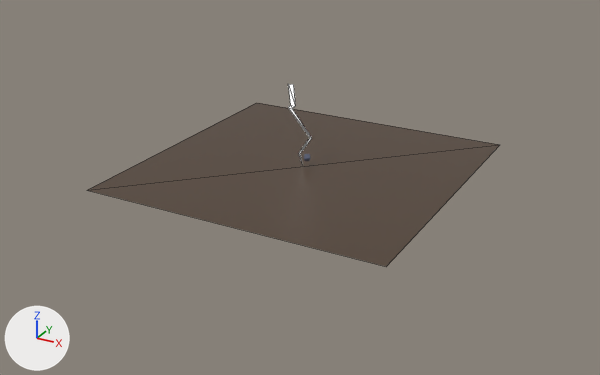
A saved change to the glTF model player/assets/hex.glb.
Before and after are seen from a 50 mm lens placed at (120.5, -223.8, 103.6), pointed at (1.7, -7.9, -4.3). The axes (+X, +Y, +Z) are drawn at lower left. The lights are the same throughout. Mesh edges are drawn as thin lines on the coarser meshes. Where no turn or scale is listed for an object, it has been applied to the vertices. Vertices at the same position are counted once.

Before the edit, the objects in view are built like this:
```python
me_plane = bpy.data.meshes.new('Plane')
me_plane.from_pydata([(-50.0, -50.0, 0.0), (50.0, -50.0, 0.0), (-50.0, 50.0, 0.0), (50.0, 50.0, 0.0)], [], [(0, 1, 3), (0, 3, 2)])
me_plane.materials.append(mat_ground)  # brown #503e2f
ob_ground = bpy.data.objects.new('Ground', me_plane)
ob_ground.location = (0.0, 0.0, 0.0)
```
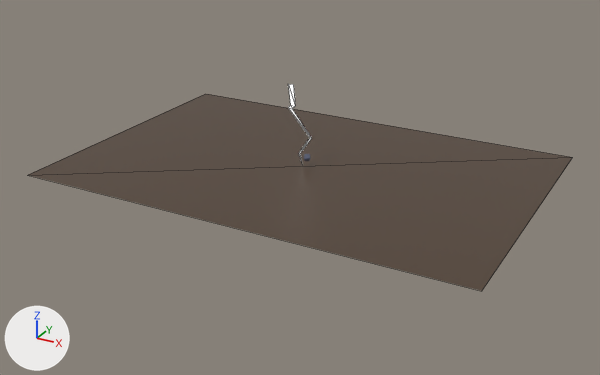
Where the newer file only moved an object's origin or applied its transform, the numbers keep the older frame.

Boxes [x1, y1, x2, y2] around the edits, measured in the pictures (600 x 375 px):
```json
{"object": "Ground", "change": "reshaped", "before": [88, 103, 499, 267], "after": [28, 94, 573, 291], "on screen": "33% wider, 20% taller"}
```

Edits to the scene script, one JSON object a line:
```json
{"block": "me_plane", "where": "me_plane.from_pydata(...)  # 4 vertices, 2 faces; spans x -50.0..50.0, y -50.0..50.0, z 0.0"}
{"block": "me_plane", "where": "# used by ob_ground; location = (0.0, 0.0, 0.0)"}
{"block": "me_plane", "change": "me_plane part 1"}
{"op": "set", "path": "me_plane.vertices[0].co", "old": "(-50.0, -50.0, 0.0)", "new": "(-75.0, -50.0, 0.0)", "note": "pixel (86, 190) -> pixel (27, 175)"}
{"op": "set", "path": "me_plane.vertices[1].co", "old": "(50.0, -50.0, 0.0)", "new": "(75.0, -50.0, 0.0)", "note": "pixel (386, 266) -> pixel (481, 291)"}
{"op": "set", "path": "me_plane.vertices[2].co", "old": "(-50.0, 50.0, 0.0)", "new": "(-75.0, 50.0, 0.0)", "note": "pixel (256, 102) -> pixel (205, 93)"}
{"op": "set", "path": "me_plane.vertices[3].co", "old": "(50.0, 50.0, 0.0)", "new": "(75.0, 50.0, 0.0)", "note": "pixel (500, 144) -> pixel (572, 157)"}
```
